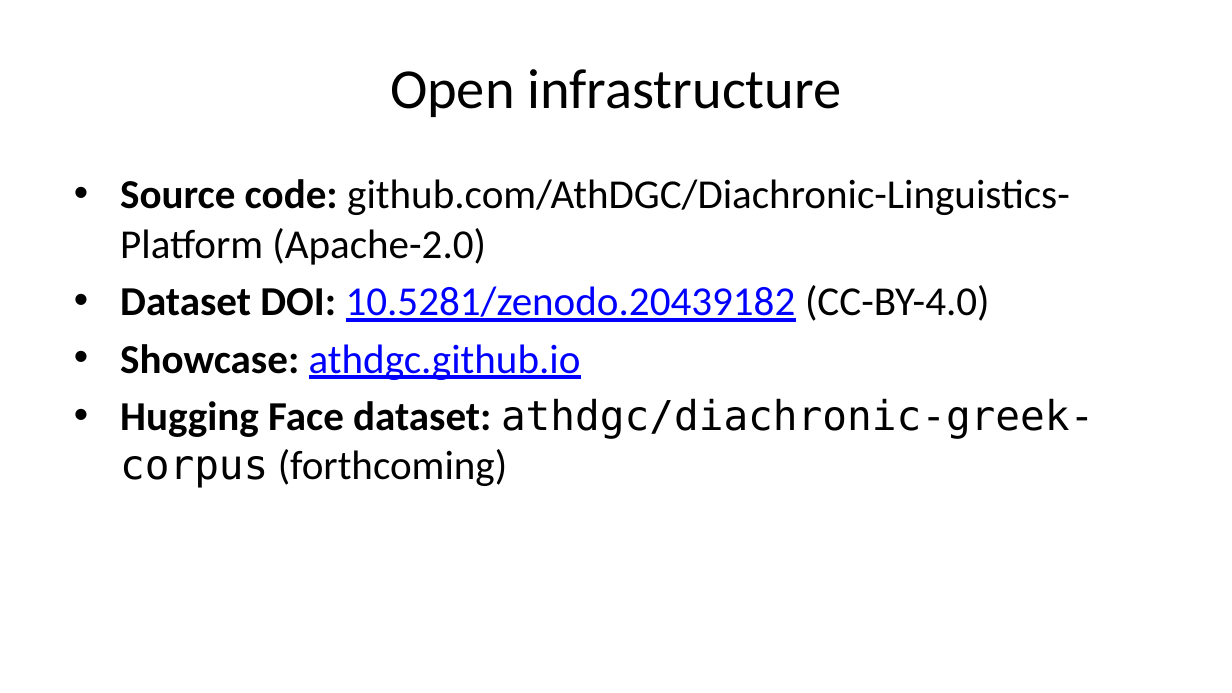
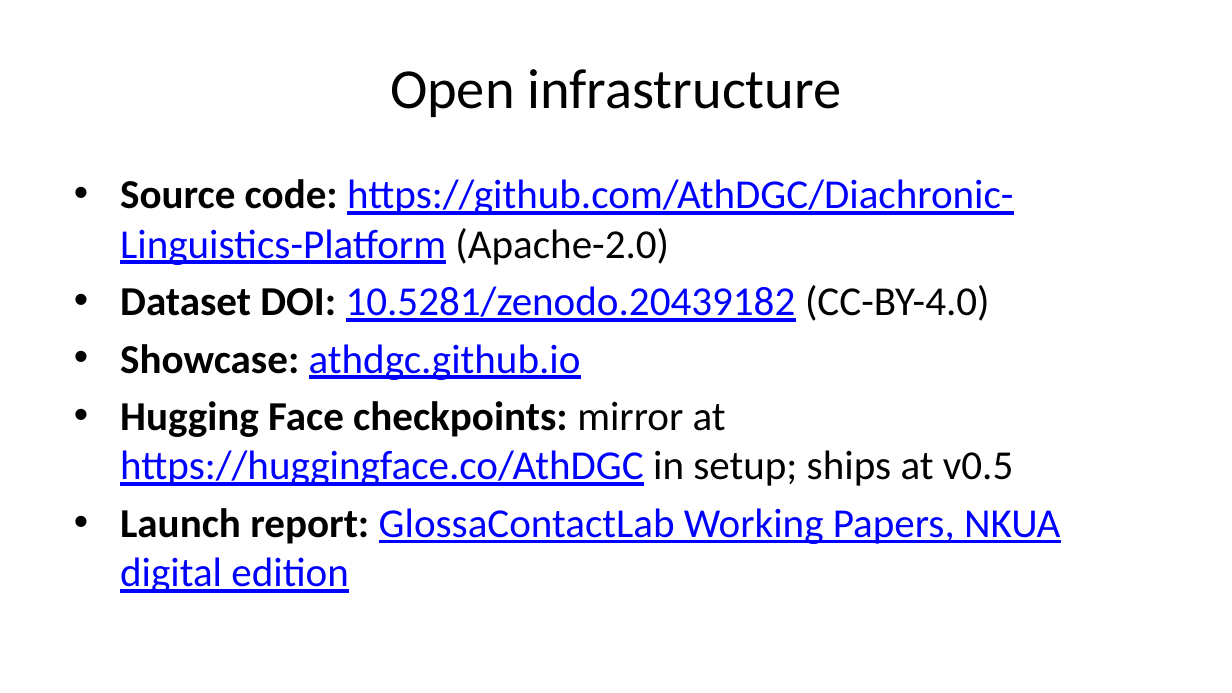
Before and after one commit to AthDGC/AthDGC.github.io, a slide deck: slide 8 of slides/cidl_2026.pptx. Drawn at 1232x693 pixels with LibreOffice and Linux fonts; fonts in the diff are those of the drawing. Boxes give left, top, right and bottom in pixels: in the first picture for what was removed or moved away, otherwise in the second. Text is boxed around its words. In the diff, an @@ line names an element or a change of style, - is before the commit and + after.

```diff
--- a/slides/cidl_2026.pptx
+++ b/slides/cidl_2026.pptx
@@ text at bbox=[120, 179, 1013, 265]: text changed; text colour #000000 to #0000FF @@
-• Source code: github.com/AthDGC/Diachronic-Linguistics-Platform (Apache-2.0)
+• Source code: https://github.com/AthDGC/Diachronic-Linguistics-Platform (Apache-2.0)
@@ text at bbox=[120, 401, 1060, 593]: text changed; text colour #000000 to #0000FF @@
-• Hugging Face dataset: athdgc/diachronic-greek-corpus (forthcoming)
+• Hugging Face checkpoints: mirror at https://huggingface.co/AthDGC in setup; ships at v0.5
+• Launch report: GlossaContactLab Working Papers, NKUA digital edition
```
Also in this commit, not shown: 1 other slide changed, 20 other files.
